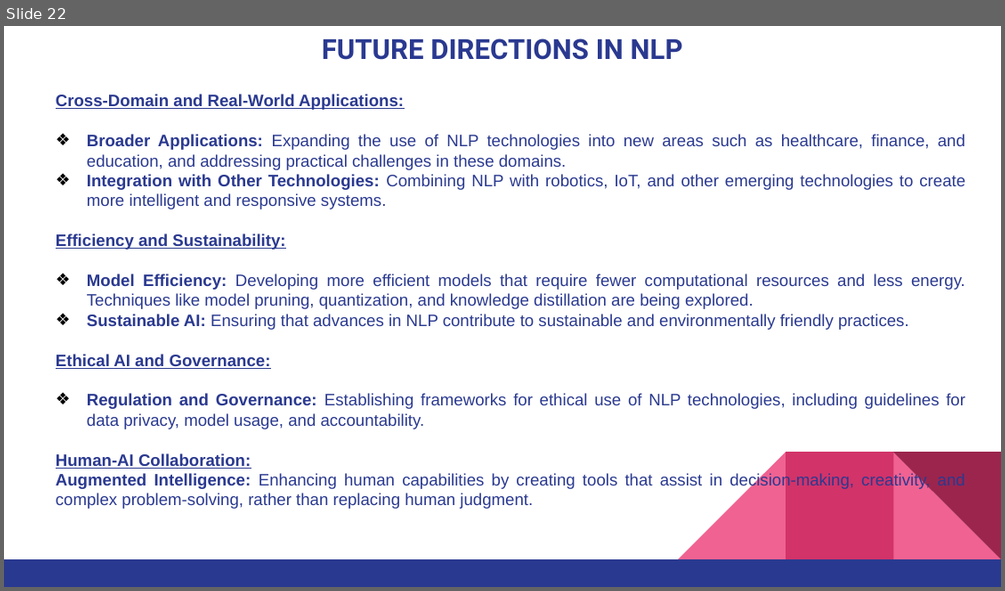
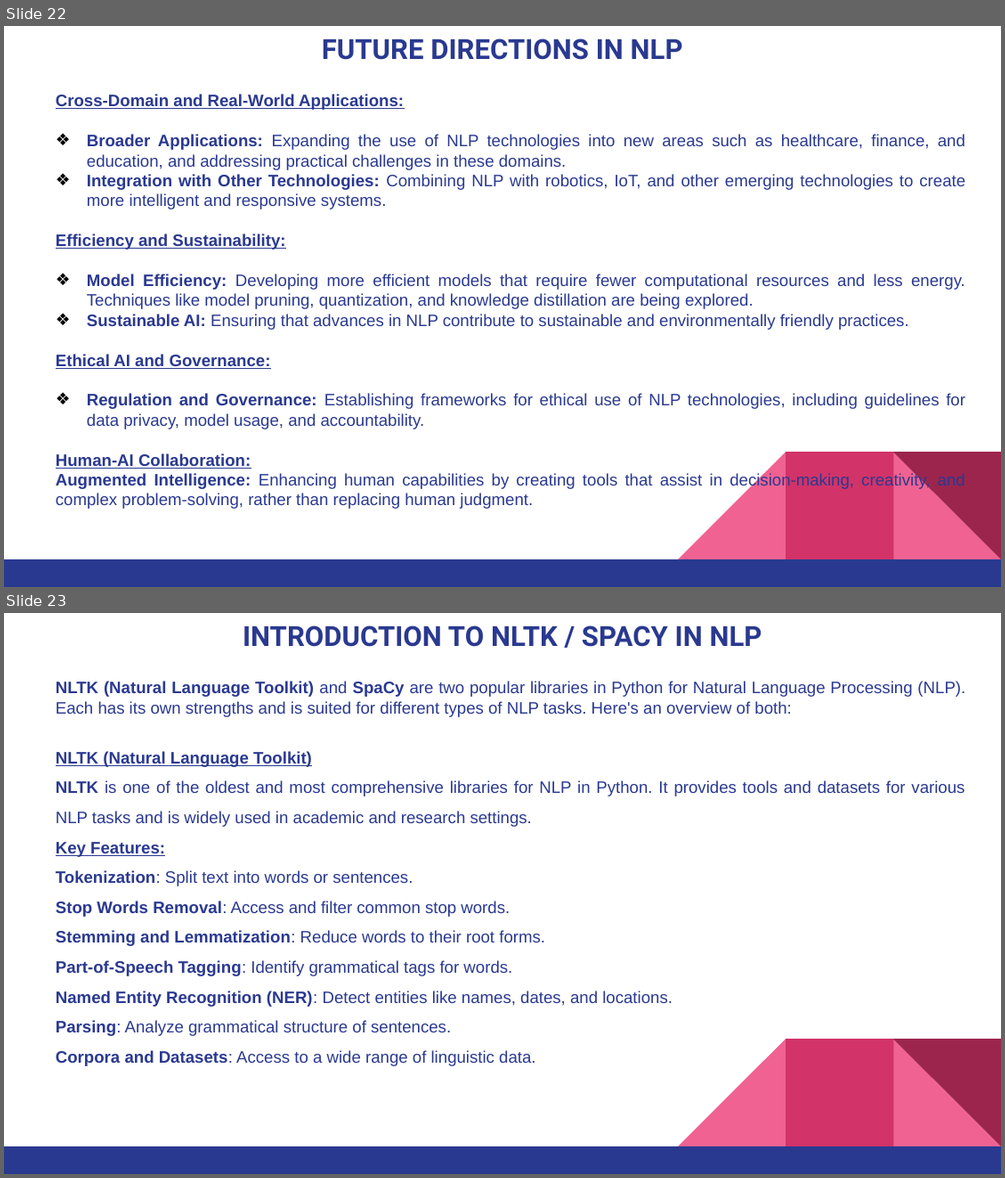
Before and after one commit to pnytrainingrepo/artificial-intelligence, a slide deck: AI-NLP.pptx. Shown one above the other, each under a label of ours: slide 22 before the commit, slides 22 and 23 after it. The pictures are 1005x591 and 1005x1178 pixels, drawn with LibreOffice and Linux fonts; fonts in the diff are those of the drawing. Boxes give left, top, right and bottom in pixels: in the first picture for what was removed or moved away, otherwise in the second. Text is boxed around its words. In the diff, an @@ line names an element or a change of style, - is before the commit and + after.

```diff
--- a/AI-NLP.pptx
+++ b/AI-NLP.pptx
@@ slide 23 added at [4, 613, 1001, 1174], background #FFFFFF; not listed: 5 template elements that a slide beside it also shows @@
@@ title added at [243, 625, 762, 647], 20 pt, text #2A3990, bold @@
+INTRODUCTION TO NLTK / SPACY IN NLP
@@ text added at [56, 681, 965, 1066], 12 pt, text #2A3990 @@
+NLTK (Natural Language Toolkit) and SpaCy are two popular libraries in Python for Natural Language Processing (NLP). Each has its own strengths and is suited for different types of NLP tasks. Here's an overview of both:
+NLTK (Natural Language Toolkit)
+NLTK is one of the oldest and most comprehensive libraries for NLP in Python. It provides tools and datasets for various NLP tasks and is widely used in academic and research settings.
+Key Features:
+Tokenization: Split text into words or sentences.
+Stop Words Removal: Access and filter common stop words.
+Stemming and Lemmatization: Reduce words to their root forms.
+Part-of-Speech Tagging: Identify grammatical tags for words.
+Named Entity Recognition (NER): Detect entities like names, dates, and locations.
+Parsing: Analyze grammatical structure of sentences.
+Corpora and Datasets: Access to a wide range of linguistic data.
```
Also in this commit, not shown: 5 other slides added, 12 other files.
